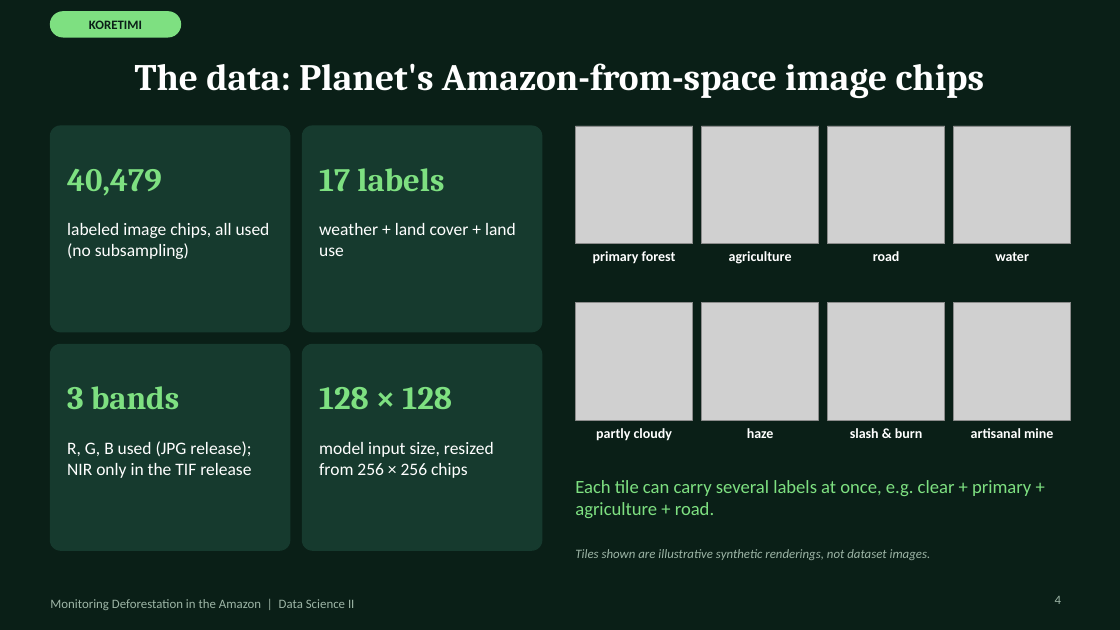
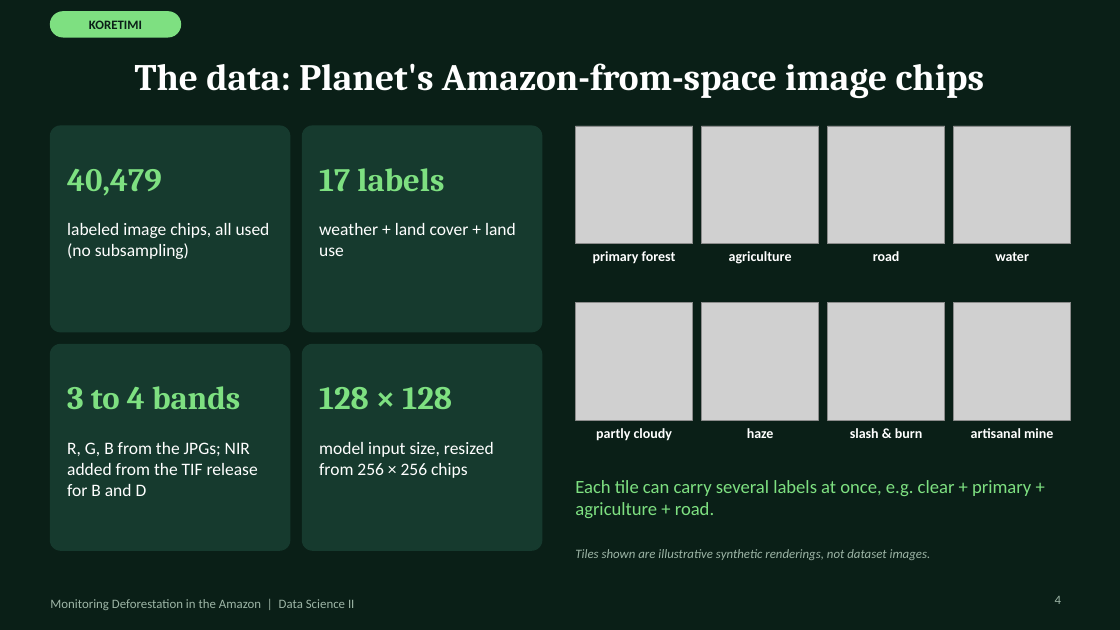
Before and after one commit to MehrabAzan/Amazon-Deforestation, a slide deck: slide 4 of Amazon_Deforestation_DeepLearning.pptx. Drawn at 1120x630 pixels with LibreOffice and Linux fonts; fonts in the diff are those of the drawing; grey boxes stand for pictures. Boxes give left, top, right and bottom in pixels: in the first picture for what was removed or moved away, otherwise in the second. Text is boxed around its words. In the diff, an @@ line names an element or a change of style, - is before the commit and + after.

```diff
--- a/Amazon_Deforestation_DeepLearning.pptx
+++ b/Amazon_Deforestation_DeepLearning.pptx
@@ text at bbox=[67, 386, 240, 410]: text changed @@
-3 bands
+3 to 4 bands
@@ text at bbox=[67, 442, 258, 496]: text changed @@
-R, G, B used (JPG release); NIR only in the TIF release
+R, G, B from the JPGs; NIR added from the TIF release for B and D
```
Also in this commit, not shown: 12 other slides changed, 4 slides added.
